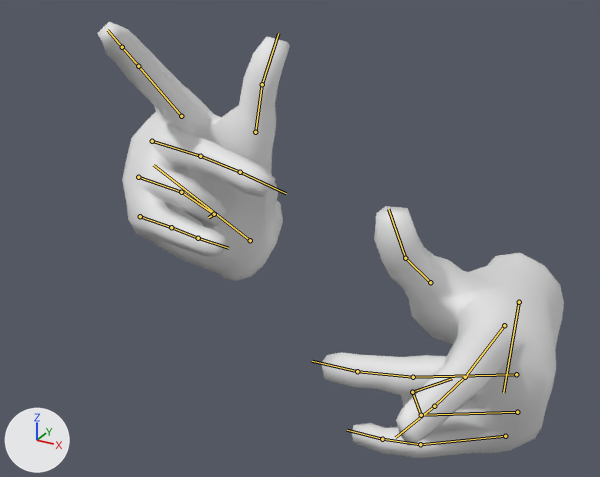
What one commit did to the FBX model Assets/Player/Meshes/SK_CharacterHands.fbx.
Rendered twice from a 50 mm lens placed at (2.01, -3.52, 2.22), pointed at (-0.04, 0.2, 0.36). Every picture has the same lights, and +X, +Y and +Z are marked at lower left. Both versions are drawn at frame 6 of the action 'FingerShot'; the numbers are the values there. The bones that bend it are drawn over the model as lines.

In view in the first picture: 'Hands_Neutral'.
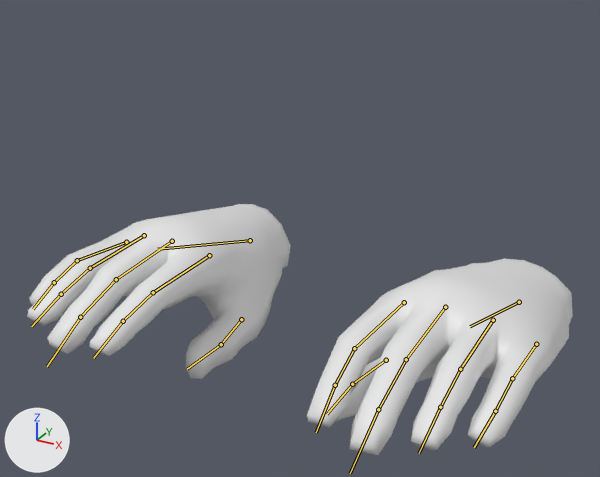
Changed parts and their boxes (x1, y1, x2, y2) in the pictures (600 x 477 px):
'Hands_Neutral', posed (17% wider, 42% shorter)
    before: (97, 22, 564, 458)
    after: (27, 204, 573, 455)
bone 'hand.R', root to tip
    before: (250, 240) to (153, 165)
    after: (250, 240) to (157, 249)
bone 'index01.R', root to tip
    before: (181, 116) to (138, 66)
    after: (209, 255) to (153, 292)
bone 'index02.R', root to tip
    before: (138, 66) to (122, 47)
    after: (153, 292) to (123, 321)
bone 'index03.R', root to tip
    before: (122, 47) to (107, 30)
    after: (123, 321) to (93, 358)
bone 'middle01.R', root to tip
    before: (152, 141) to (200, 156)
    after: (172, 241) to (116, 279)
bone 'ring01.R', root to tip
    before: (138, 177) to (181, 192)
    after: (144, 235) to (90, 268)
bone 'ring02.R', root to tip
    before: (181, 192) to (214, 214)
    after: (90, 268) to (61, 294)
bone 'ring03.R', root to tip
    before: (214, 214) to (208, 217)
    after: (61, 294) to (31, 326)
bone 'pinky01.R', root to tip
    before: (140, 216) to (171, 227)
    after: (126, 242) to (77, 260)
bone 'thumb01.R', root to tip
    before: (255, 132) to (262, 84)
    after: (241, 319) to (221, 344)
bone 'thumb02.R', root to tip
    before: (262, 84) to (278, 33)
    after: (221, 344) to (187, 369)
bone 'hand.L', root to tip
    before: (519, 302) to (503, 392)
    after: (519, 302) to (470, 326)
bone 'index01.L', root to tip
    before: (504, 325) to (465, 377)
    after: (404, 302) to (354, 348)
bone 'index02.L', root to tip
    before: (465, 377) to (434, 406)
    after: (354, 348) to (335, 385)
bone 'index03.L', root to tip
    before: (434, 406) to (395, 437)
    after: (335, 385) to (316, 432)
bone 'middle01.L', root to tip
    before: (516, 374) to (413, 377)
    after: (445, 307) to (406, 359)
bone 'ring01.L', root to tip
    before: (517, 412) to (421, 415)
    after: (493, 320) to (460, 369)
bone 'ring02.L', root to tip
    before: (421, 415) to (412, 392)
    after: (460, 369) to (440, 407)
bone 'ring03.L', root to tip
    before: (412, 392) to (452, 378)
    after: (440, 407) to (419, 453)
bone 'pinky01.L', root to tip
    before: (505, 436) to (420, 444)
    after: (536, 344) to (512, 378)
bone 'thumb01.L', root to tip
    before: (430, 282) to (405, 258)
    after: (386, 360) to (352, 384)
bone 'thumb02.L', root to tip
    before: (405, 258) to (388, 209)
    after: (352, 384) to (327, 414)

The change in detail:
Bone 'hand.R' (bone_hand_r) turns from (79, 63, 66) to (0, 0, 0) degrees about its own x, y and z.
Bone 'index01.R' (bone_index01_r) turns from (4, 0, 0) to (0, 0, 0) degrees about its own x, y and z.
Bone 'index02.R' (bone_index02_r) turns from (4, 0, 0) to (0, 0, 0) degrees about its own x, y and z.
Bone 'index03.R' (bone_index03_r) turns from (4, 0, 0) to (0, 0, 0) degrees about its own x, y and z.
Bone 'middle01.R' (bone_middle01_r) turns from (-64, 0, 0) to (0, 0, 0) degrees about its own x, y and z.
Bone 'ring01.R' (bone_ring01_r) turns from (-64, 0, 0) to (0, 0, 0) degrees about its own x, y and z.
Bone 'ring02.R' (bone_ring02_r) turns from (-64, 0, 0) to (0, 0, 0) degrees about its own x, y and z.
Bone 'ring03.R' (bone_ring03_r) turns from (-64, 0, 0) to (0, 0, 0) degrees about its own x, y and z.
Bone 'pinky01.R' (bone_pinky01_r) turns from (-64, 0, 0) to (0, 0, 0) degrees about its own x, y and z.
Bone 'thumb01.R' (bone_thumb01_r) turns from (35, 0, 0) to (0, 0, 0) degrees about its own x, y and z.
Bone 'thumb02.R' (bone_thumb02_r) turns from (35, 0, 0) to (0, 0, 0) degrees about its own x, y and z.
Bone 'hand.L' (bone_hand_l) turns from (-49, -69, 59) to (0, 0, 0) degrees about its own x, y and z.
Bone 'index01.L' (bone_index01_l) turns from (4, 0, 0) to (0, 0, 0) degrees about its own x, y and z.
Bone 'index02.L' (bone_index02_l) turns from (4, 0, 0) to (0, 0, 0) degrees about its own x, y and z.
Bone 'index03.L' (bone_index03_l) turns from (4, 0, 0) to (0, 0, 0) degrees about its own x, y and z.
Bone 'middle01.L' (bone_middle01_l) turns from (-64, 0, 0) to (0, 0, 0) degrees about its own x, y and z.
Bone 'ring01.L' (bone_ring01_l) turns from (-64, 0, 0) to (0, 0, 0) degrees about its own x, y and z.
Bone 'ring02.L' (bone_ring02_l) turns from (-64, 0, 0) to (0, 0, 0) degrees about its own x, y and z.
Bone 'ring03.L' (bone_ring03_l) turns from (-64, 0, 0) to (0, 0, 0) degrees about its own x, y and z.
Bone 'pinky01.L' (bone_pinky01_l) turns from (-64, 0, 0) to (0, 0, 0) degrees about its own x, y and z.
Bone 'thumb01.L' (bone_thumb01_l) turns from (35, 0, 0) to (0, 0, 0) degrees about its own x, y and z.
Bone 'thumb02.L' (bone_thumb02_l) turns from (35, 0, 0) to (0, 0, 0) degrees about its own x, y and z.
